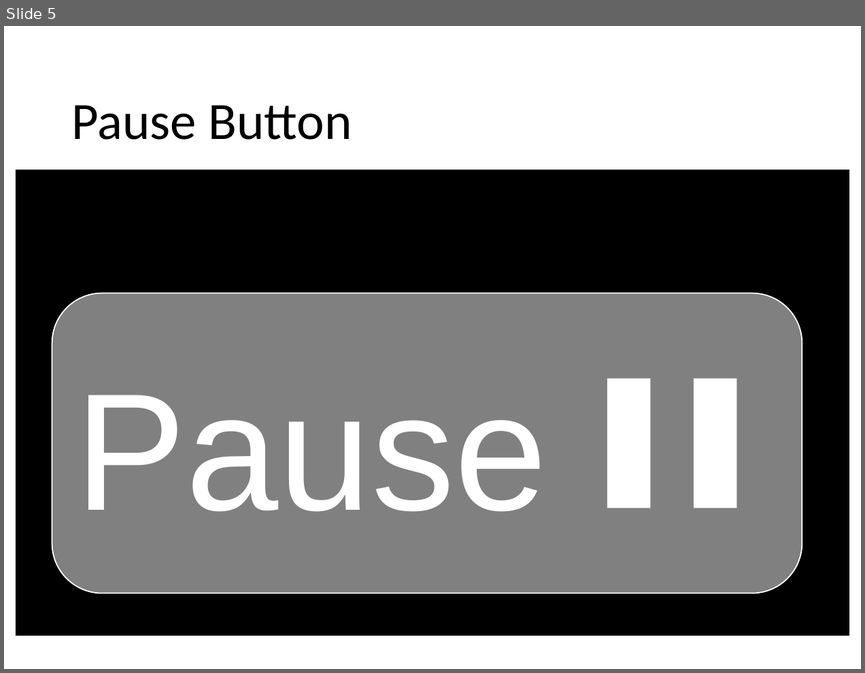
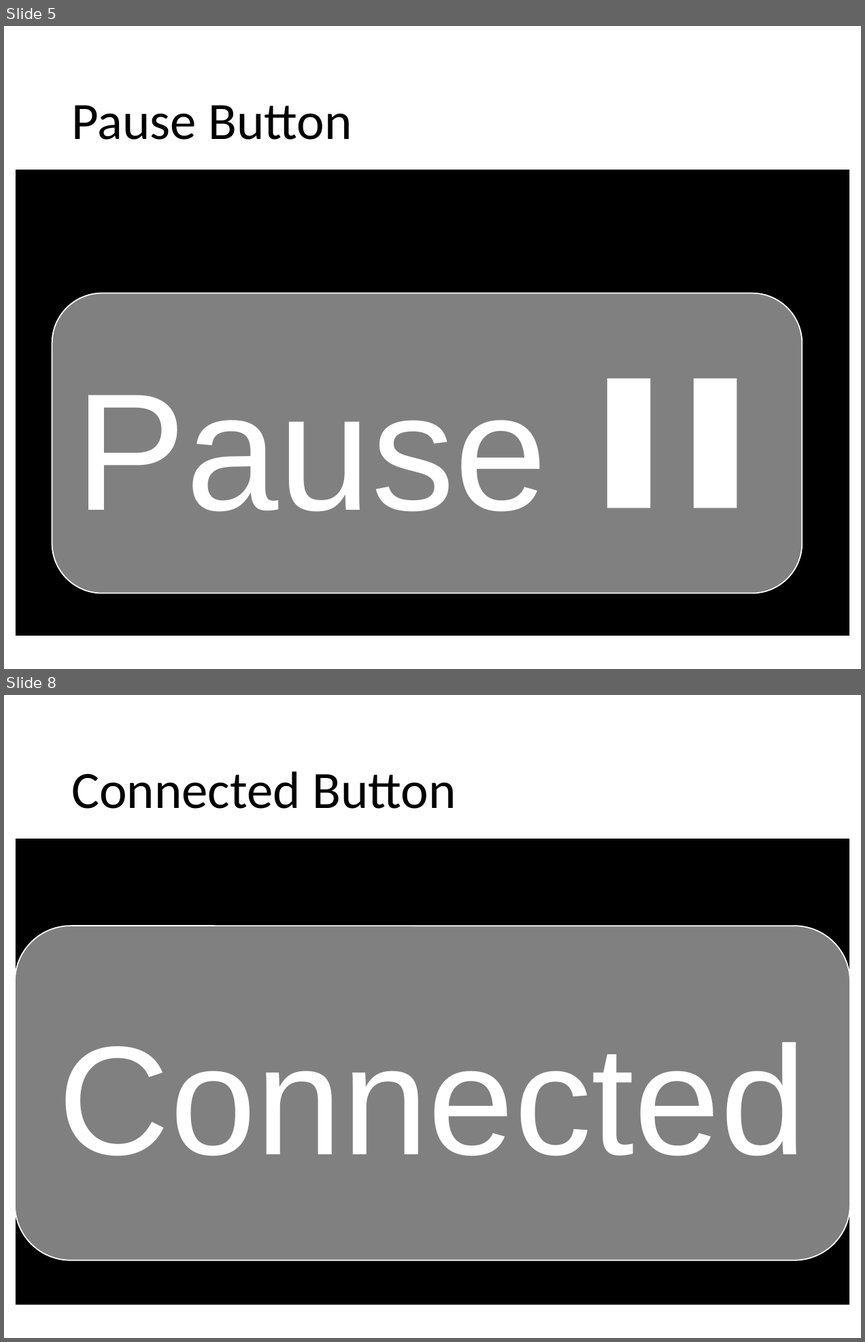
Before and after one commit to kjebb8/RF1, a slide deck: Assets/RF1_iOS Image Assets.pptx. Shown one above the other, each under a label of ours: slide 5 before the commit, slides 5 and 8 after it; the slides between them are not shown. The pictures are 865x673 and 865x1342 pixels, drawn with LibreOffice and Linux fonts; fonts in the diff are those of the drawing. Boxes give left, top, right and bottom in pixels: in the first picture for what was removed or moved away, otherwise in the second. Text is boxed around its words. In the diff, an @@ line names an element or a change of style, - is before the commit and + after.

```diff
--- a/Assets/RF1_iOS Image Assets.pptx
+++ b/Assets/RF1_iOS Image Assets.pptx
@@ slide 8 added at <box>4,695,861,1338</box>, background #FFFFFF @@
@@ title added at <box>71,771,456,809</box>, 44 pt, text #000000 @@
+Connected Button
@@ rectangle added at <box>15,838,851,1305</box>, fill #000000, outline #FFFFFF 1 pt @@
@@ rounded rectangle added at <box>15,926,851,1259</box>, fill #808080, outline #FFFFFF 1 pt, 130 pt, text #FFFFFF @@
+Connected
```
Also in this commit, not shown: 1 slide changed, 1 other slide added, 19 other files.
